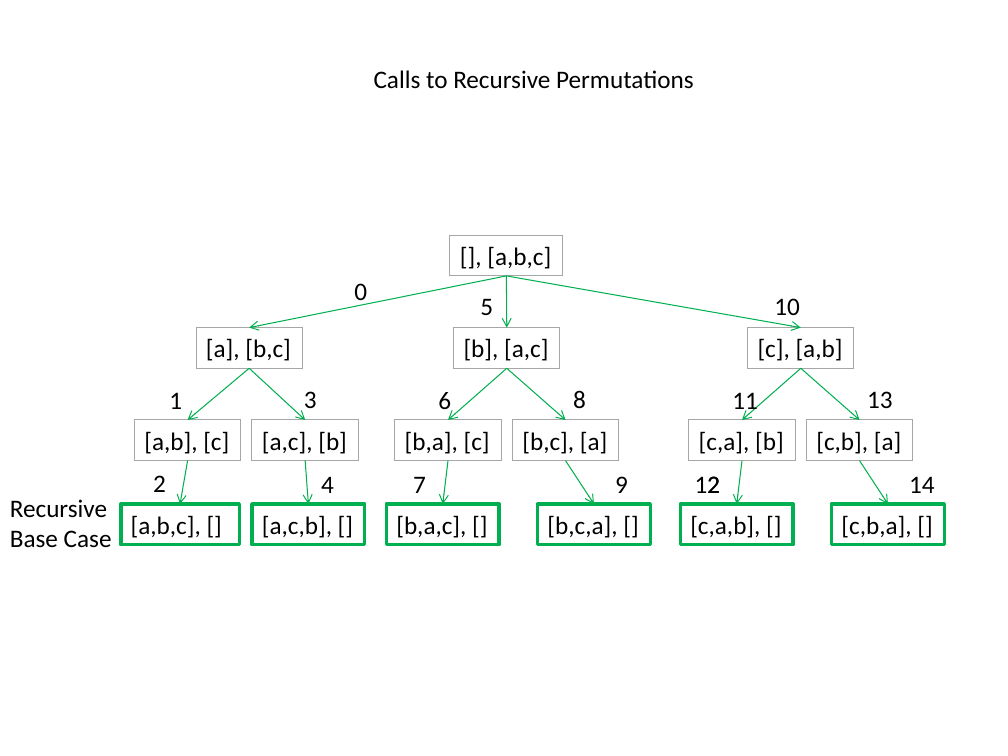
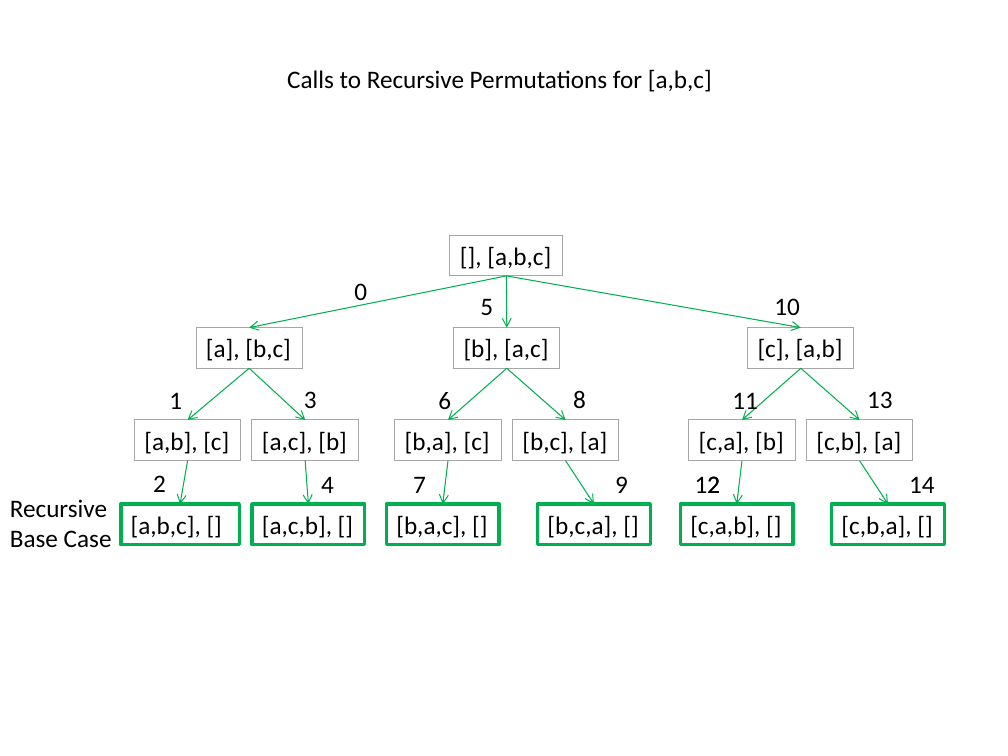
Before and after one commit to azavadil/az_recursion, a slide deck: slide 3 of recursivePatterns.pptx. Drawn at 1008x756 pixels with LibreOffice and Linux fonts; fonts in the diff are those of the drawing. Boxes give left, top, right and bottom in pixels: in the first picture for what was removed or moved away, otherwise in the second. Text is boxed around its words. In the diff, an @@ line names an element or a change of style, - is before the commit and + after.

```diff
--- a/recursivePatterns.pptx
+++ b/recursivePatterns.pptx
@@ text at bbox=[287, 69, 712, 92]: text changed @@
-Calls to Recursive Permutations
+Calls to Recursive Permutations for [a,b,c]
```
Also in this commit, not shown: 1 other slide changed, 2 slides added, 2 other files.
